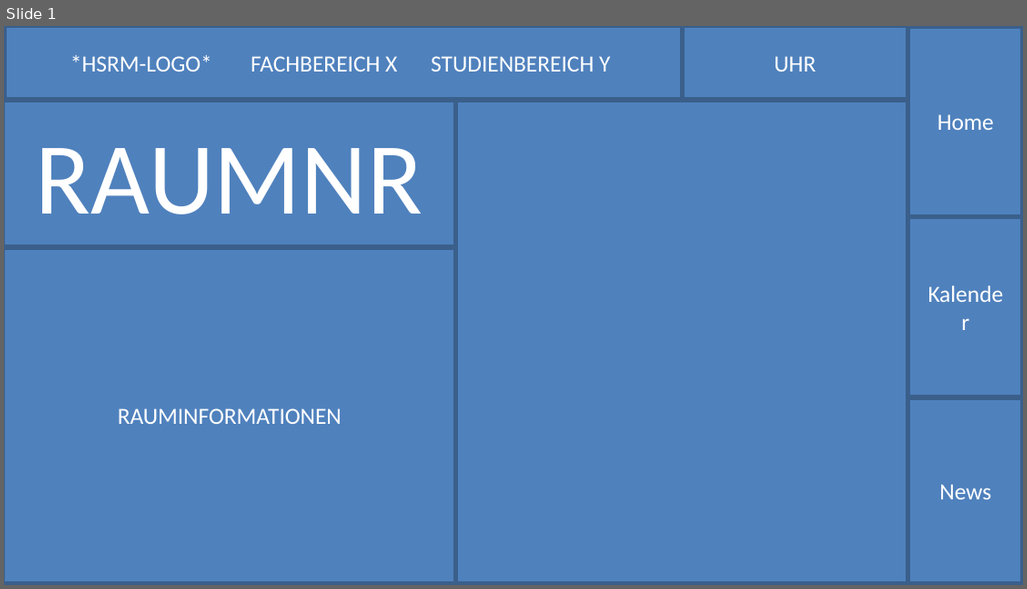
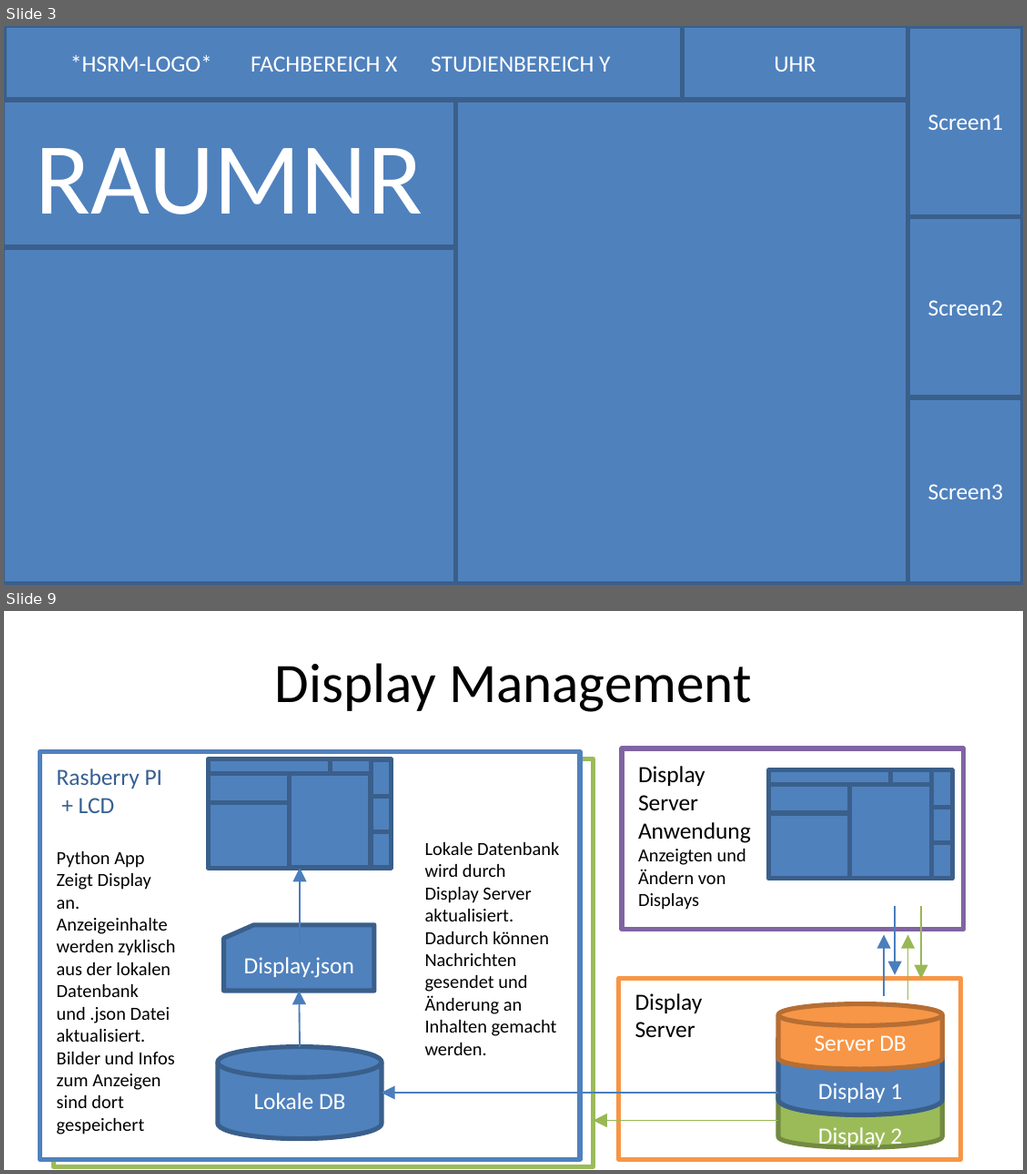
Before and after one commit to 3xtogo/dwd, a slide deck: doku/Layout_Design.pptx. Shown one above the other, each under a label of ours: slide 1 before the commit, slides 3 and 9 after it; the slides between them are not shown. The pictures are 1027x589 and 1027x1174 pixels, drawn with LibreOffice and Linux fonts; fonts in the diff are those of the drawing. Boxes give left, top, right and bottom in pixels: in the first picture for what was removed or moved away, otherwise in the second. Text is boxed around its words. In the diff, an @@ line names an element or a change of style, - is before the commit and + after.

```diff
--- a/doku/Layout_Design.pptx
+++ b/doku/Layout_Design.pptx
@@ slide 9 added at box(4, 611, 1023, 1170), background #FFFFFF @@
@@ title added at box(275, 663, 752, 712), 24 pt, text #000000 @@
+Display Management
@@ rectangle added at box(40, 751, 580, 1159), fill #FFFFFF, outline #4F81BD 2 pt @@
@@ rectangle added at box(54, 759, 594, 1167), fill #FFFFFF, outline #9BBB59 2 pt @@
@@ text added at box(57, 768, 175, 1134), 8 pt, text #000000 @@
+Rasberry PI
++ LCD
+Python App
+Zeigt Display
+an.
+Anzeigeinhalte
+werden zyklisch
+aus der lokalen Datenbank und .json Datei aktualisiert.
+Bilder und Infos zum Anzeigen sind dort gespeichert
@@ group added at box(208, 759, 392, 869): 8 rectangles @@
@@ rectangle added at box(622, 748, 965, 929), fill #FFFFFF, outline #8064A2 2 pt @@
@@ text added at box(638, 766, 751, 909), 8 pt, text #000000 @@
+Display Server Anwendung
+Anzeigten und Ändern von Displays
@@ group added at box(769, 769, 951, 880): 8 rectangles @@
@@ text added at box(425, 842, 559, 1055), 8 pt, text #000000 @@
+Lokale Datenbank wird durch Display Server aktualisiert. Dadurch können Nachrichten gesendet und Änderung an Inhalten gemacht werden.
@@ arrow added from (300, 943) to (300, 869), #4B7EBC 0.75 pt @@
@@ arrow added from (895, 907) to (895, 975), #4B7EBC 0.75 pt @@
@@ arrow added from (921, 907) to (921, 979), #98B955 0.75 pt @@
@@ flow chart punched card added at box(224, 925, 375, 990), fill #4F81BD, outline #3A5F8C 2 pt, 10 pt, text #FFFFFF @@
+Display.json
@@ arrow added from (885, 997) to (885, 935), #4B7EBC 0.75 pt @@
@@ arrow added from (908, 1000) to (908, 935), #98B955 0.75 pt @@
@@ arrow added from (300, 1047) to (300, 990), #4B7EBC 0.75 pt @@
@@ rectangle added at box(619, 979, 961, 1159), fill #FFFFFF, outline #F79646 2 pt @@
@@ text added at box(636, 993, 703, 1037), 10 pt, text #000000 @@
+Display
+Server
@@ cylinder added at box(779, 1003, 943, 1069), fill #F79646, outline #B76F34 2 pt, 10 pt, text #FFFFFF @@
+Server DB
@@ cylinder added at box(218, 1047, 382, 1139), fill #4F81BD, outline #3A5F8C 2 pt, 10 pt, text #FFFFFF @@
+Lokale DB
@@ cylinder added at box(779, 1024, 943, 1115), fill #4F81BD, outline #3A5F8C 2 pt, 10 pt, text #FFFFFF @@
+Display 1
@@ arrow added from (778, 1092) to (382, 1092), #4B7EBC 0.75 pt @@
@@ cylinder added at box(779, 1082, 943, 1147), fill #9BBB59, outline #738A42 2 pt, 10 pt, text #FFFFFF @@
+Display 2
@@ arrow added from (778, 1121) to (594, 1121), #98B955 0.75 pt @@
@@ what was slide 1 is now slide 3 @@
@@ slide 3 changed as well @@
@@ text in rectangle at box(929, 114, 1003, 130): text changed @@
-Home
+Screen1
@@ text in rectangle at box(929, 300, 1003, 315): text changed @@
-Kalender
+Screen2
@@ text in rectangle at box(118, 408, 342, 424): text removed @@
-RAUMINFORMATIONEN
@@ text in rectangle at box(929, 484, 1003, 499): text changed @@
-News
+Screen3
```
Also in this commit, not shown: 3 other slides changed, 5 other slides added, 2 other files.
